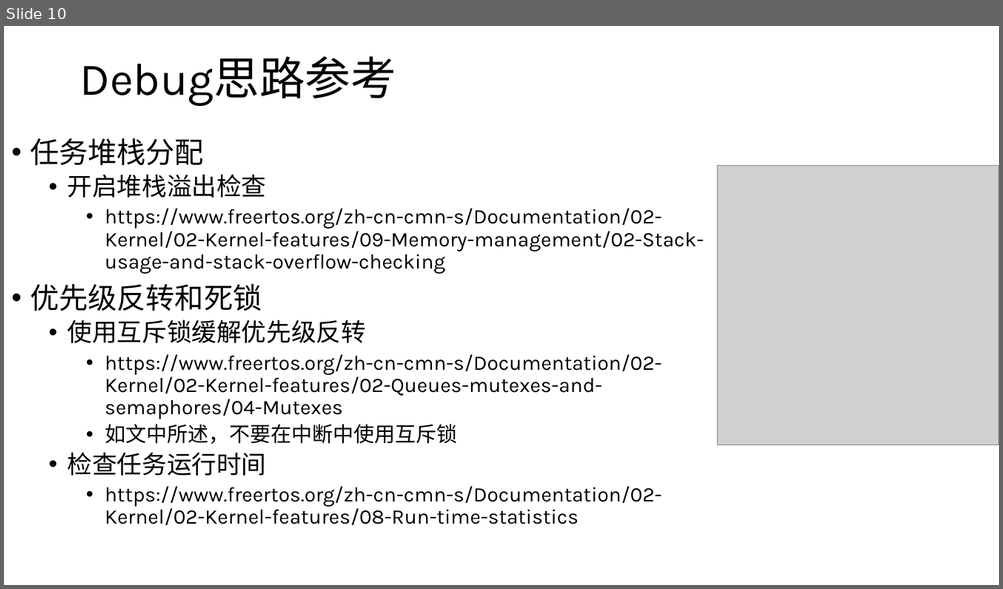
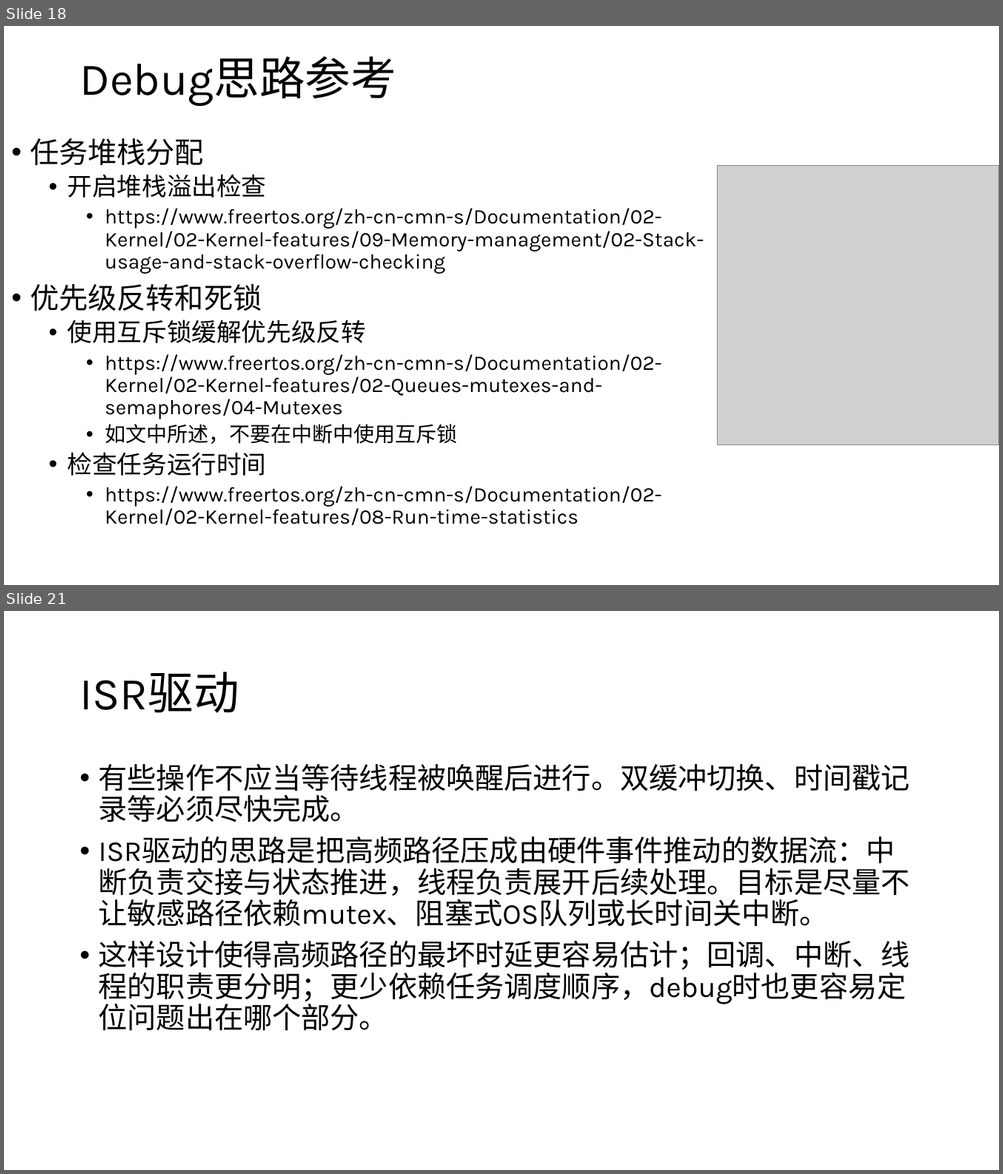
Before and after one commit to JLU-Robomaster-Embedded/embedded_tutorial, a slide deck: 3_RTOS与嵌入式程序设计.pptx. Shown one above the other, each under a label of ours: slide 10 before the commit, slides 18 and 21 after it; the slides between them are not shown. The pictures are 1003x589 and 1003x1174 pixels, drawn with LibreOffice and Linux fonts; fonts in the diff are those of the drawing; grey boxes stand for pictures. Boxes give left, top, right and bottom in pixels: in the first picture for what was removed or moved away, otherwise in the second. Text is boxed around its words. In the diff, an @@ line names an element or a change of style, - is before the commit and + after.

```diff
--- a/3_RTOS与嵌入式程序设计.pptx
+++ b/3_RTOS与嵌入式程序设计.pptx
@@ slide 21 added at [4,611,999,1170], background #FFFFFF @@
@@ title added at [79,672,239,713], 44 pt, text #000000 @@
+ISR驱动
@@ text added at [99,764,910,1031], 28 pt, text #000000 @@
+• 有些操作不应当等待线程被唤醒后进行。双缓冲切换、时间戳记录等必须尽快完成。
+• ISR驱动的思路是把高频路径压成由硬件事件推动的数据流：中断负责交接与状态推进，线程负责展开后续处理。目标是尽量不让敏感路径依赖mutex、阻塞式OS队列或长时间关中断。
+• 这样设计使得高频路径的最坏时延更容易估计；回调、中断、线程的职责更分明；更少依赖任务调度顺序，debug时也更容易定位问题出在哪个部分。
@@ what was slide 10 is now slide 18 @@
```
Also in this commit, not shown: 2 slides changed, 10 other slides added.
